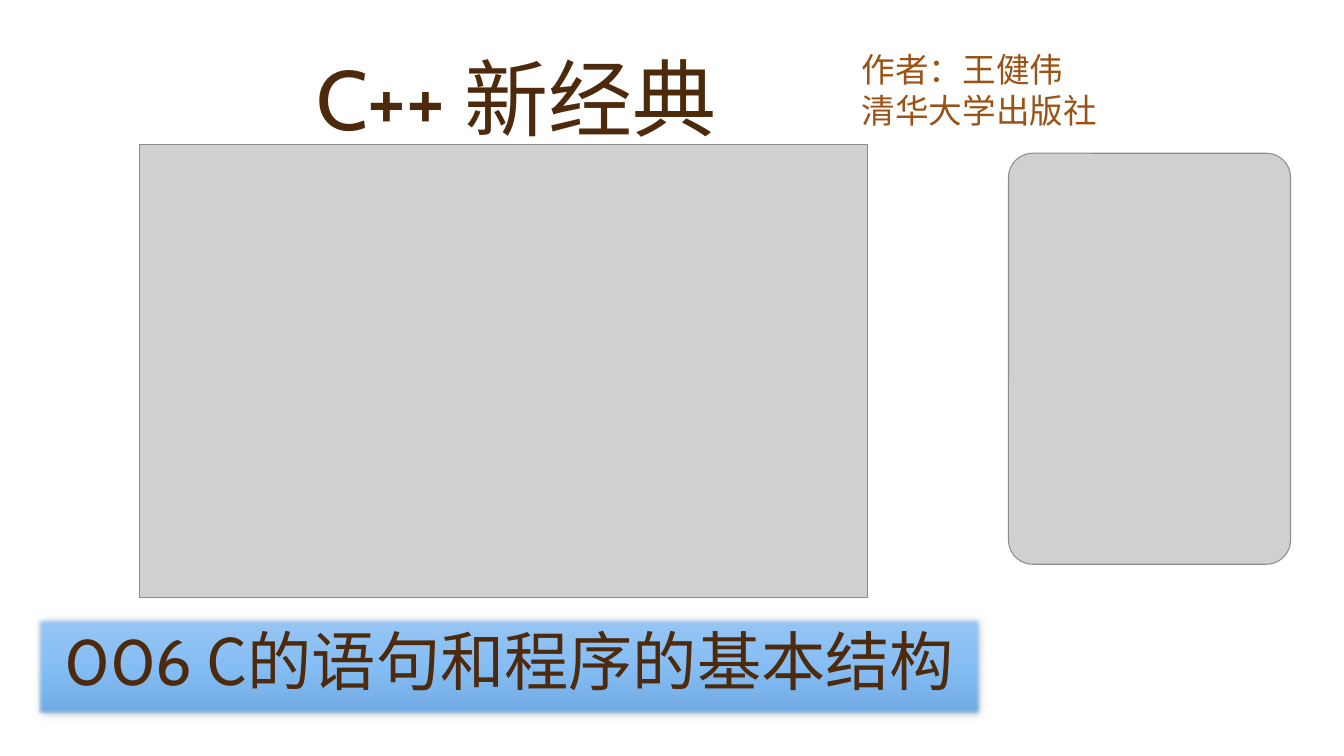
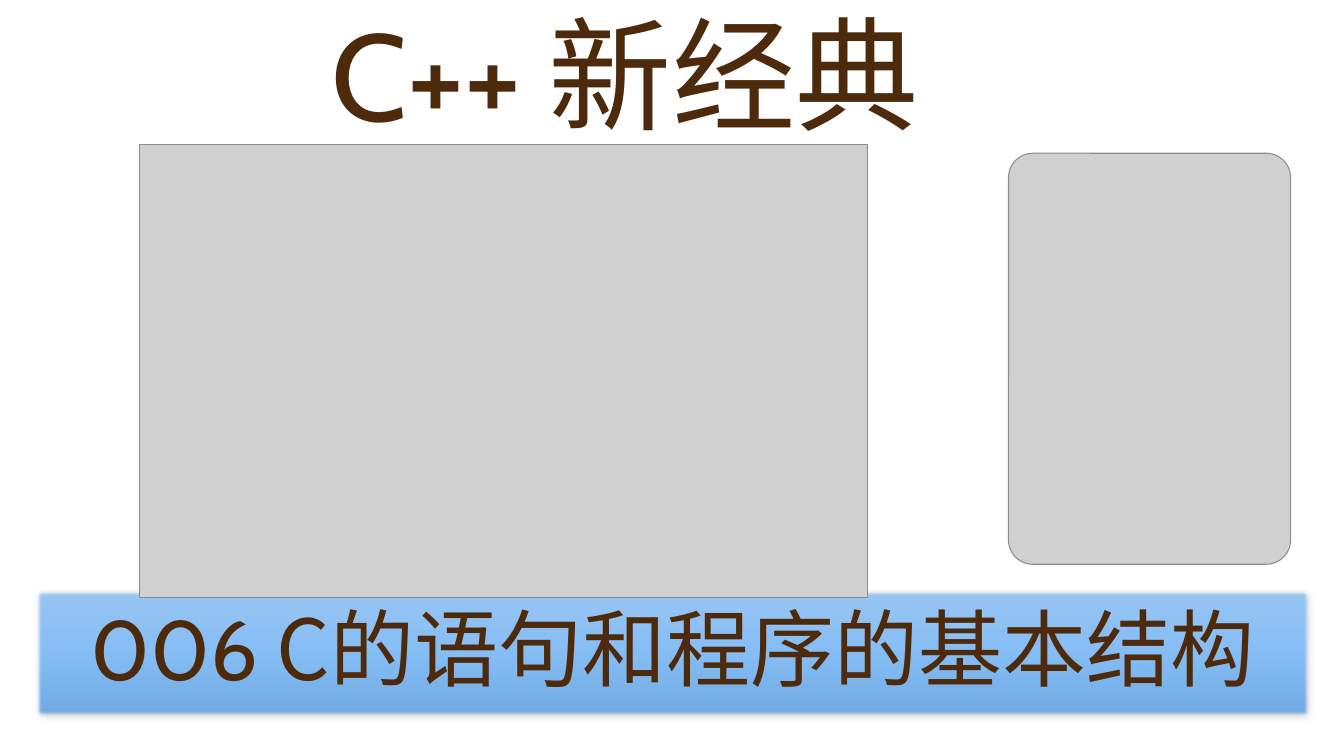
Before and after one commit to yasenstar/learn_cpp, a slide deck: slide 6 of cpp_new/C++ 新经典.pptx. Drawn at 1344x756 pixels with LibreOffice and Linux fonts; fonts in the diff are those of the drawing; grey boxes stand for pictures; background and template pictures are left out. Boxes give left, top, right and bottom in pixels: in the first picture for what was removed or moved away, otherwise in the second. Text is boxed around its words. In the diff, an @@ line names an element or a change of style, - is before the commit and + after.

```diff
--- a/cpp_new/C++ 新经典.pptx
+++ b/cpp_new/C++ 新经典.pptx
@@ title "C++ 新经典": place and size @@
-title "C++ 新经典" at [316,59,717,151]
+title "C++ 新经典" at [331,17,919,152]
@@ title "C++ 新经典" at [331,17,919,152]: size 60 to 88 pt; alignment left to centre @@
@@ subtitle removed at [862,53,1097,126] @@
-作者：王健伟
-清华大学出版社
@@ rectangle "006 C的语句和程序的基本结构": place and size @@
-rectangle "006 C的语句和程序的基本结构" at [36,616,983,717]
+rectangle "006 C的语句和程序的基本结构" at [36,590,1310,717]
@@ rectangle "006 C的语句和程序的基本结构" at [36,590,1310,717]: size 45.9 to 60 pt; line spacing 0.8 to 0.9 @@
```
Also in this commit, not shown: 2 other slides changed, 21 other files.
